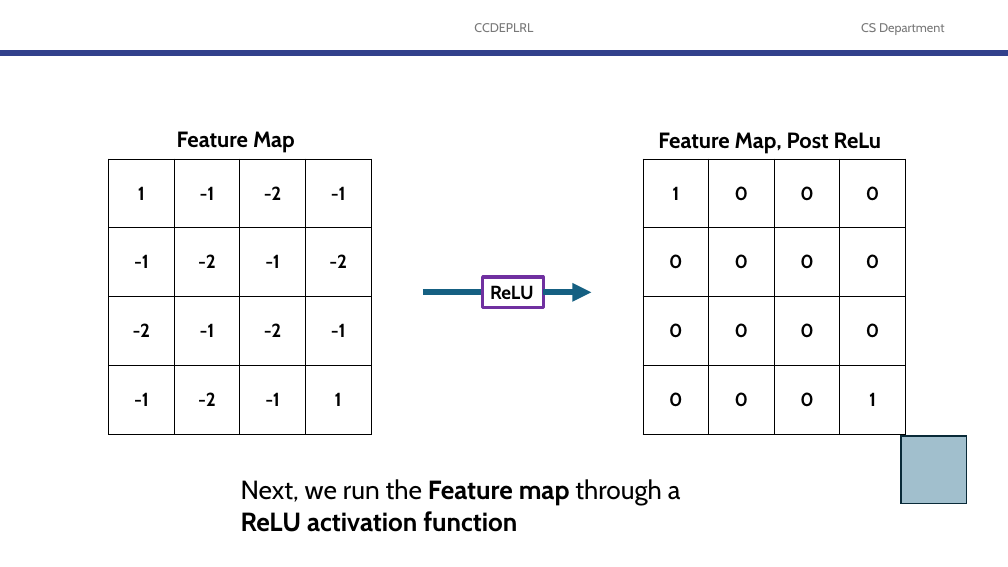
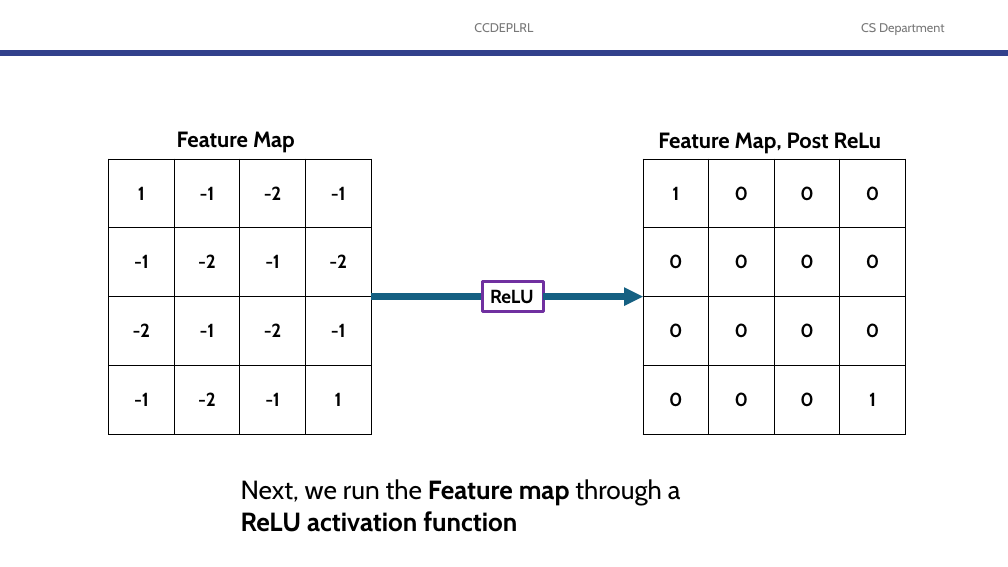
Before and after one commit to robitussin/CCDEPLRL, a slide deck: slide 58 of 4 - What Computers See/Convolutional Neural Network.pptx (slide 57 before the commit). Drawn at 1008x567 pixels with LibreOffice and Linux fonts; fonts in the diff are those of the drawing; background and template pictures are left out. Boxes give left, top, right and bottom in pixels: in the first picture for what was removed or moved away, otherwise in the second. Text is boxed around its words. In the diff, an @@ line names an element or a change of style, - is before the commit and + after.

```diff
--- a/4 - What Computers See/Convolutional Neural Network.pptx
+++ b/4 - What Computers See/Convolutional Neural Network.pptx
@@ line moved from (423, 293) - (482, 293) to (371, 296) - (482, 296) @@
@@ rectangle "ReLU" moved from (x1=482, y1=277, x2=543, y2=307) to (x1=482, y1=281, x2=543, y2=312) @@
@@ arrow moved from (544, 293) - (591, 293) to (544, 296) - (644, 296) @@
@@ rectangle removed at (x1=901, y1=436, x2=967, y2=504) @@
```
Also in this commit, not shown: 8 other slides changed, 5 slides added, 1 slide removed.
